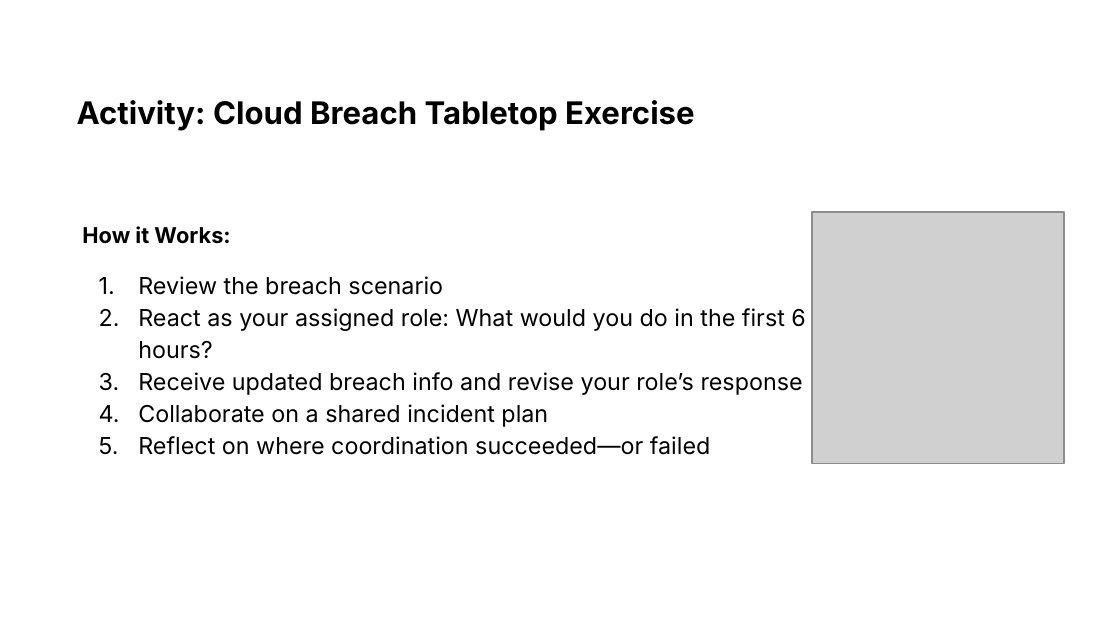
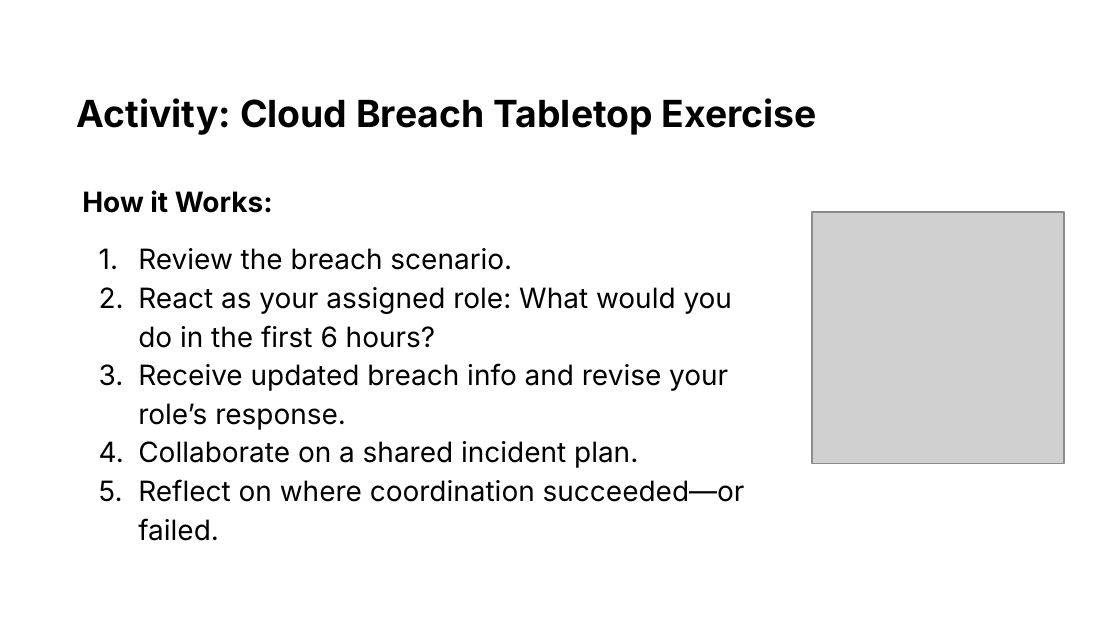
Before and after one commit to usds/ditap-curriculum-update, a slide deck: slide 29 of 3_Curriculum/3A_DITAP-Core-Curriculum/Module-4/In-Class Materials/1_Module 4 Presentation.pptx. Drawn at 1120x630 pixels with LibreOffice and Linux fonts; fonts in the diff are those of the drawing; grey boxes stand for pictures. Boxes give left, top, right and bottom in pixels: in the first picture for what was removed or moved away, otherwise in the second. Text is boxed around its words. In the diff, an @@ line names an element or a change of style, - is before the commit and + after.

```diff
--- a/3_Curriculum/3A_DITAP-Core-Curriculum/Module-4/In-Class Materials/1_Module 4 Presentation.pptx
+++ b/3_Curriculum/3A_DITAP-Core-Curriculum/Module-4/In-Class Materials/1_Module 4 Presentation.pptx
@@ title "Activity: Cloud Breach Tabletop Exercise" at box(77, 98, 817, 135): size 20 to 24 pt @@
@@ text "How it Works:": place and size @@
-text "How it Works:" at box(82, 226, 805, 455)
+text "How it Works:" at box(82, 190, 745, 541)
@@ text at box(82, 190, 732, 348): size 14 to 18 pt in "How it Works:"; size 15 to 18 pt in "React as your assigned role: What would ..." @@
@@ text at box(138, 248, 512, 270): text changed; size 15 to 18 pt @@
-1. Review the breach scenario
+1. Review the breach scenario.
@@ text at box(138, 363, 745, 541): text changed; size 15 to 18 pt @@
-3. Receive updated breach info and revise your role’s response
-4. Collaborate on a shared incident plan
-5. Reflect on where coordination succeeded—or failed
+3. Receive updated breach info and revise your role’s response.
+4. Collaborate on a shared incident plan.
+5. Reflect on where coordination succeeded—or failed.
```
Also in this commit, not shown: 33 other slides changed, 10 other files.
